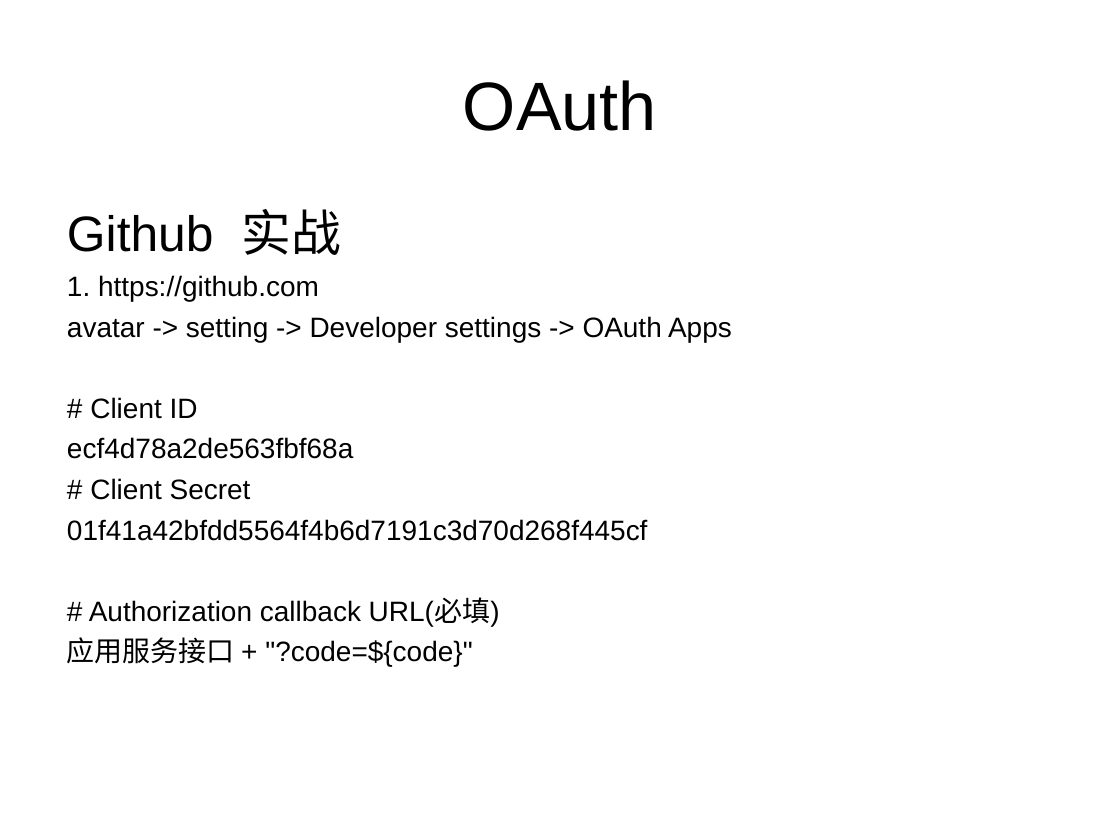
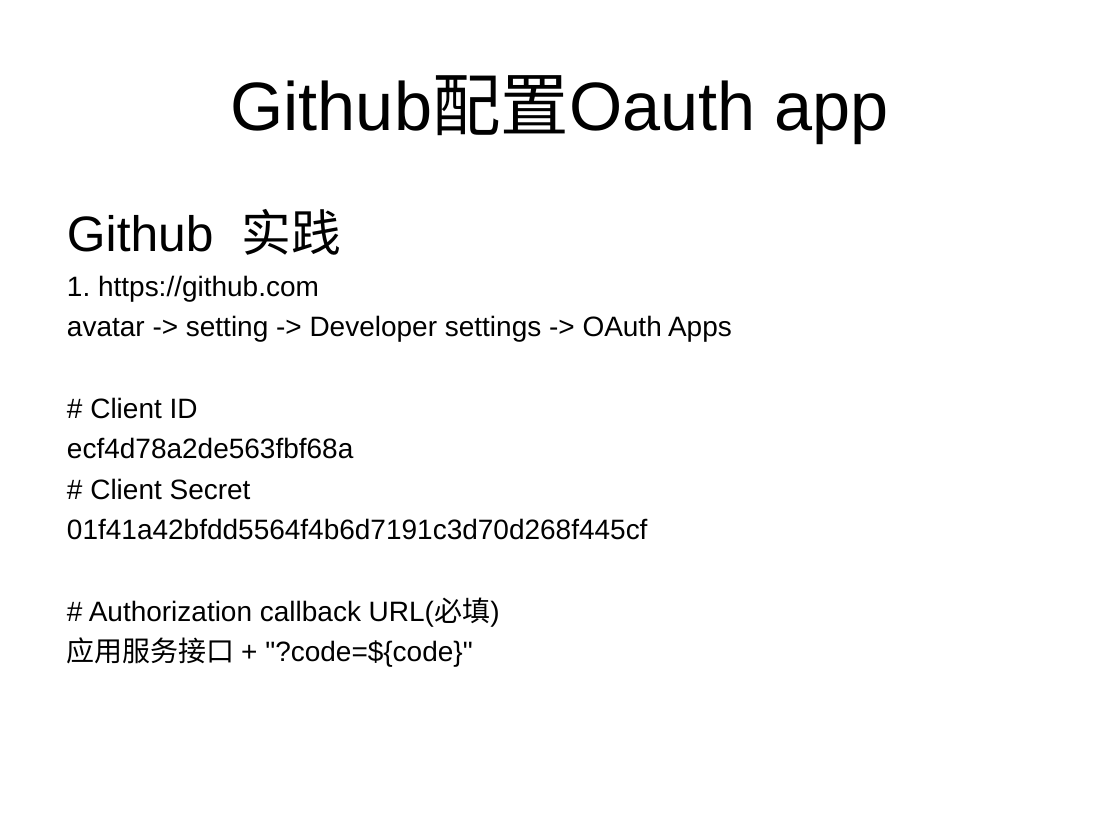
Before and after one commit to leai-jiang/jwt-oauth, a slide deck: slide 10 of OAuth认证及JWT签名.ppt (slide 8 before the commit). Drawn at 1120x840 pixels with LibreOffice and Linux fonts; fonts in the diff are those of the drawing. Boxes give left, top, right and bottom in pixels: in the first picture for what was removed or moved away, otherwise in the second. Text is boxed around its words. In the diff, an @@ line names an element or a change of style, - is before the commit and + after.

```diff
--- a/OAuth认证及JWT签名.ppt
+++ b/OAuth认证及JWT签名.ppt
@@ title at (231,76,889,143): text changed @@
-OAuth
+Github配置Oauth app
@@ text at (67,209,342,255): text changed @@
-Github 实战
+Github 实践
```
Also in this commit, not shown: 1 other slide changed, 3 slides added, 14 other files.
